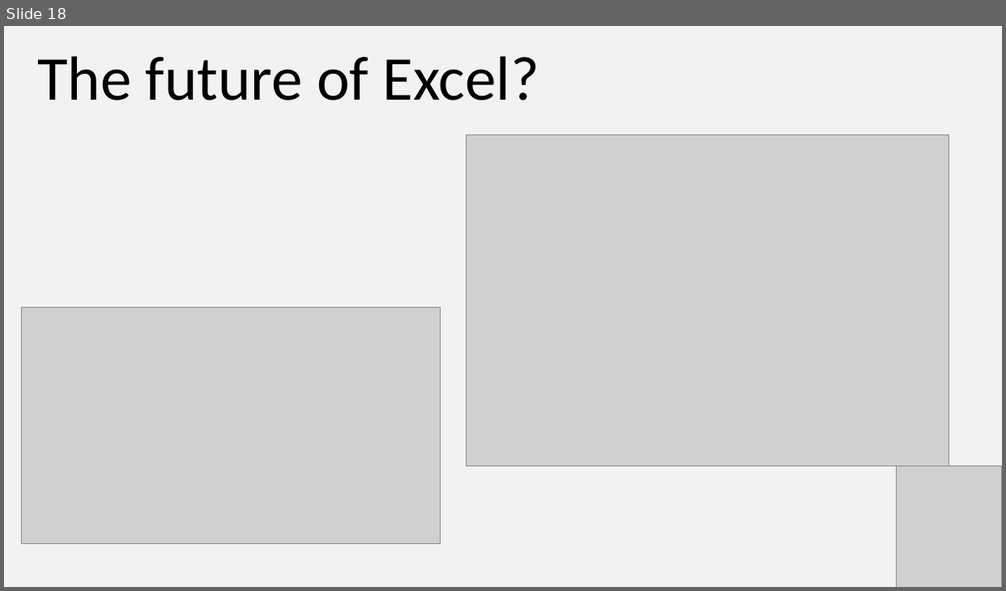
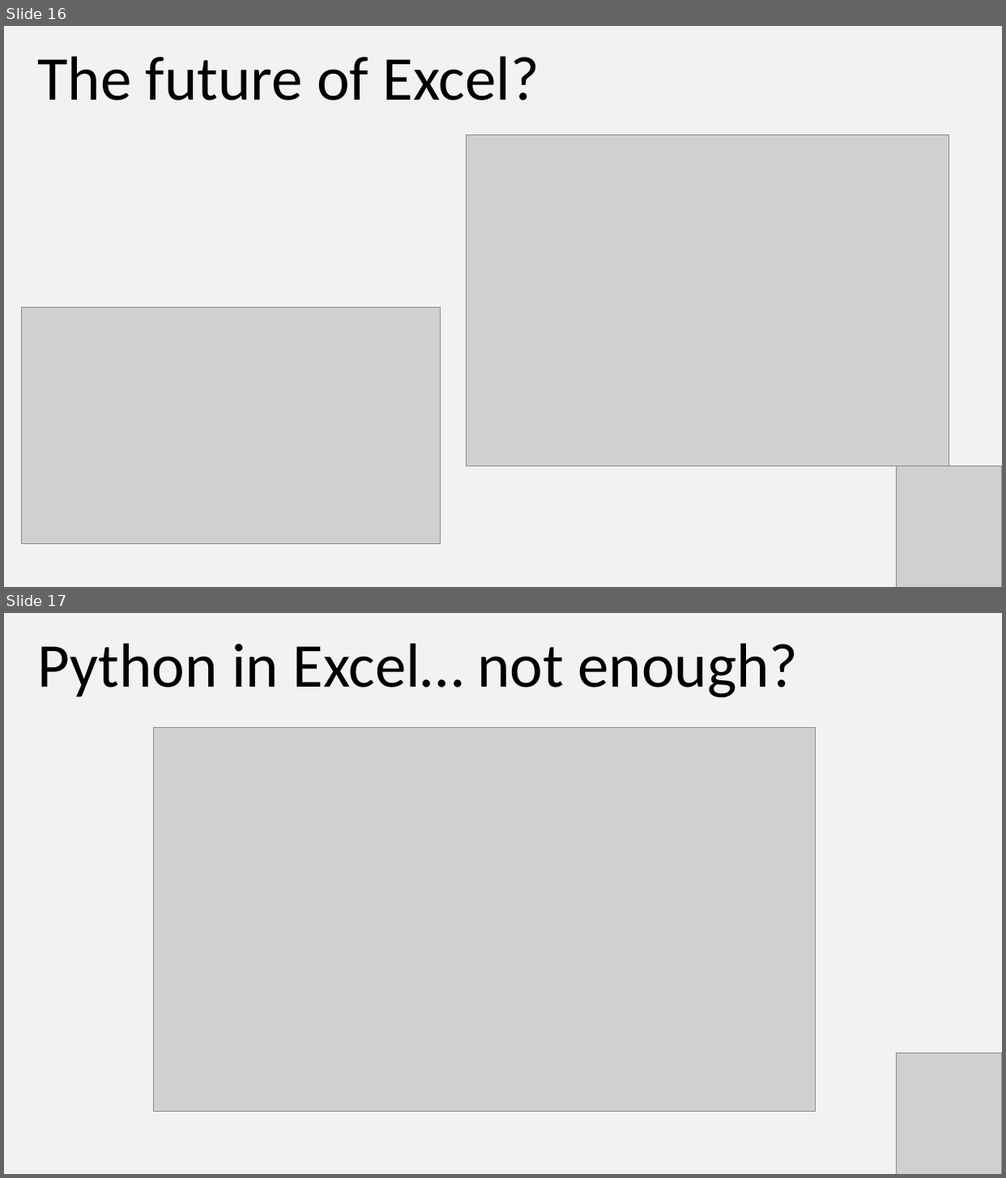
Before and after one commit to stringfestdata/xlgs-python-excel-copilot, a slide deck: xlgs-python-excel-copilot-slides.pptx. Shown one above the other, each under a label of ours: slide 18 before the commit, slides 16 and 17 after it. The pictures are 1006x591 and 1006x1178 pixels, drawn with LibreOffice and Linux fonts; fonts in the diff are those of the drawing; grey boxes stand for pictures. Boxes give left, top, right and bottom in pixels: in the first picture for what was removed or moved away, otherwise in the second. Text is boxed around its words. In the diff, an @@ line names an element or a change of style, - is before the commit and + after.

```diff
--- a/xlgs-python-excel-copilot-slides.pptx
+++ b/xlgs-python-excel-copilot-slides.pptx
@@ slide 17 added at (4,613,1002,1174), background #F2F2F2 @@
@@ text added at (37,643,799,698), 90 pt, text #000000 @@
+Python in Excel… not enough?
@@ picture added at (154,727,815,1111) @@
@@ picture added at (896,1053,1001,1174) @@
@@ what was slide 18 is now slide 16 @@
```
Also in this commit, not shown: 11 other slides added, 3 other files.
